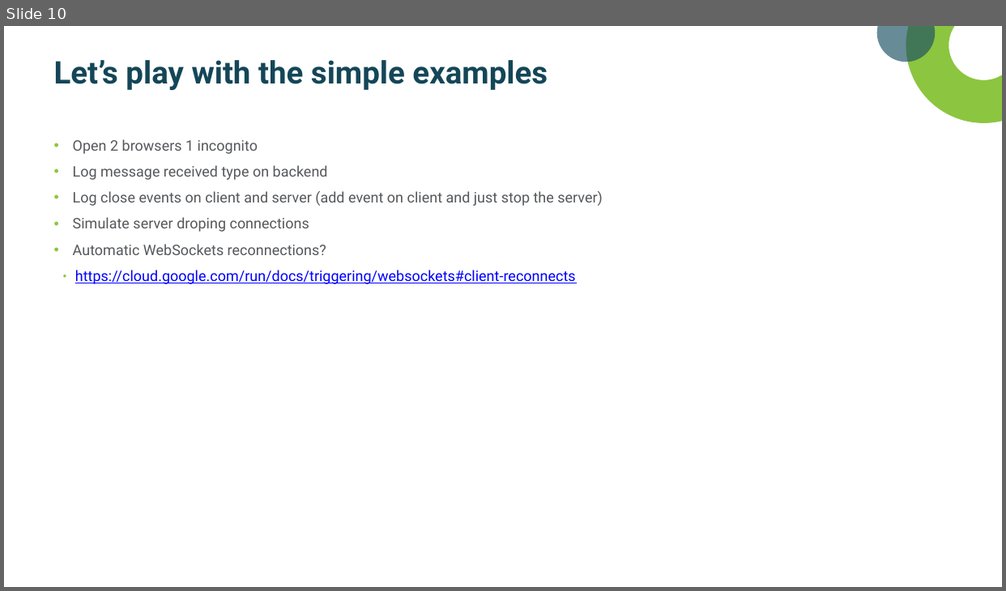
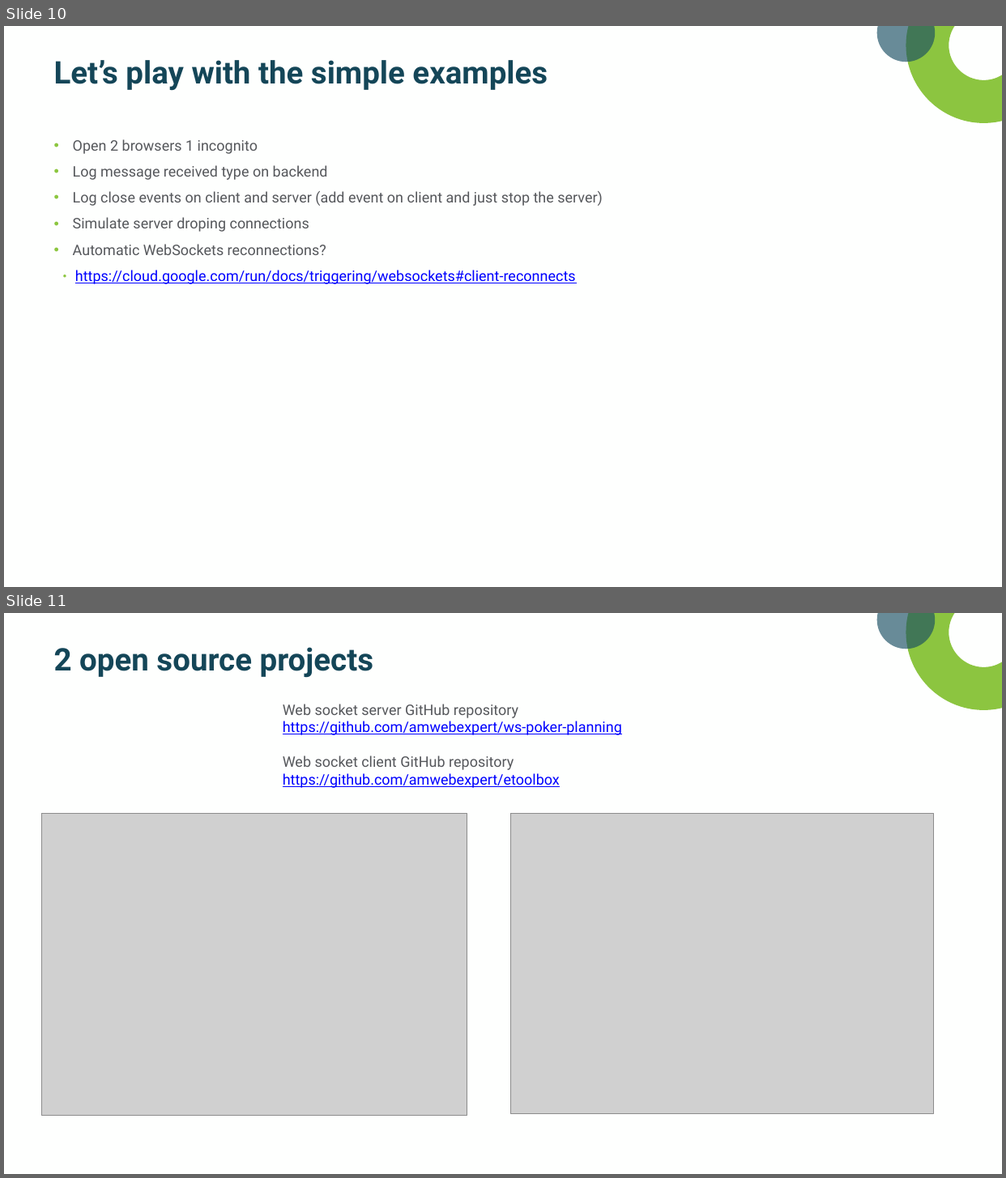
Before and after one commit to amwebexpert/ws-poker-planning, a slide deck: docs/L&L WebSockets tutorial 2022-10-06.pptx. Shown one above the other, each under a label of ours: slide 10 before the commit, slides 10 and 11 after it. The pictures are 1006x591 and 1006x1178 pixels, drawn with LibreOffice and Linux fonts; fonts in the diff are those of the drawing; grey boxes stand for pictures; background and template pictures are left out. Boxes give left, top, right and bottom in pixels: in the first picture for what was removed or moved away, otherwise in the second. Text is boxed around its words. In the diff, an @@ line names an element or a change of style, - is before the commit and + after.

Commit message:
docs: presentation update

```diff
--- a/docs/L&L WebSockets tutorial 2022-10-06.pptx
+++ b/docs/L&L WebSockets tutorial 2022-10-06.pptx
@@ slide 11 added at [4, 613, 1002, 1174], background #FEFFFE; not listed: 2 template elements that a slide beside it also shows @@
@@ text added at [54, 647, 373, 678], 30 pt, text #144658, bold @@
+2 open source projects
@@ text added at [283, 704, 622, 788], 14 pt, text #0000FF, underline @@
+Web socket server GitHub repository
+https://github.com/amwebexpert/ws-poker-planning
+Web socket client GitHub repository
+https://github.com/amwebexpert/etoolbox
@@ picture added at [41, 814, 467, 1116] @@
@@ picture added at [511, 814, 934, 1114] @@
```
